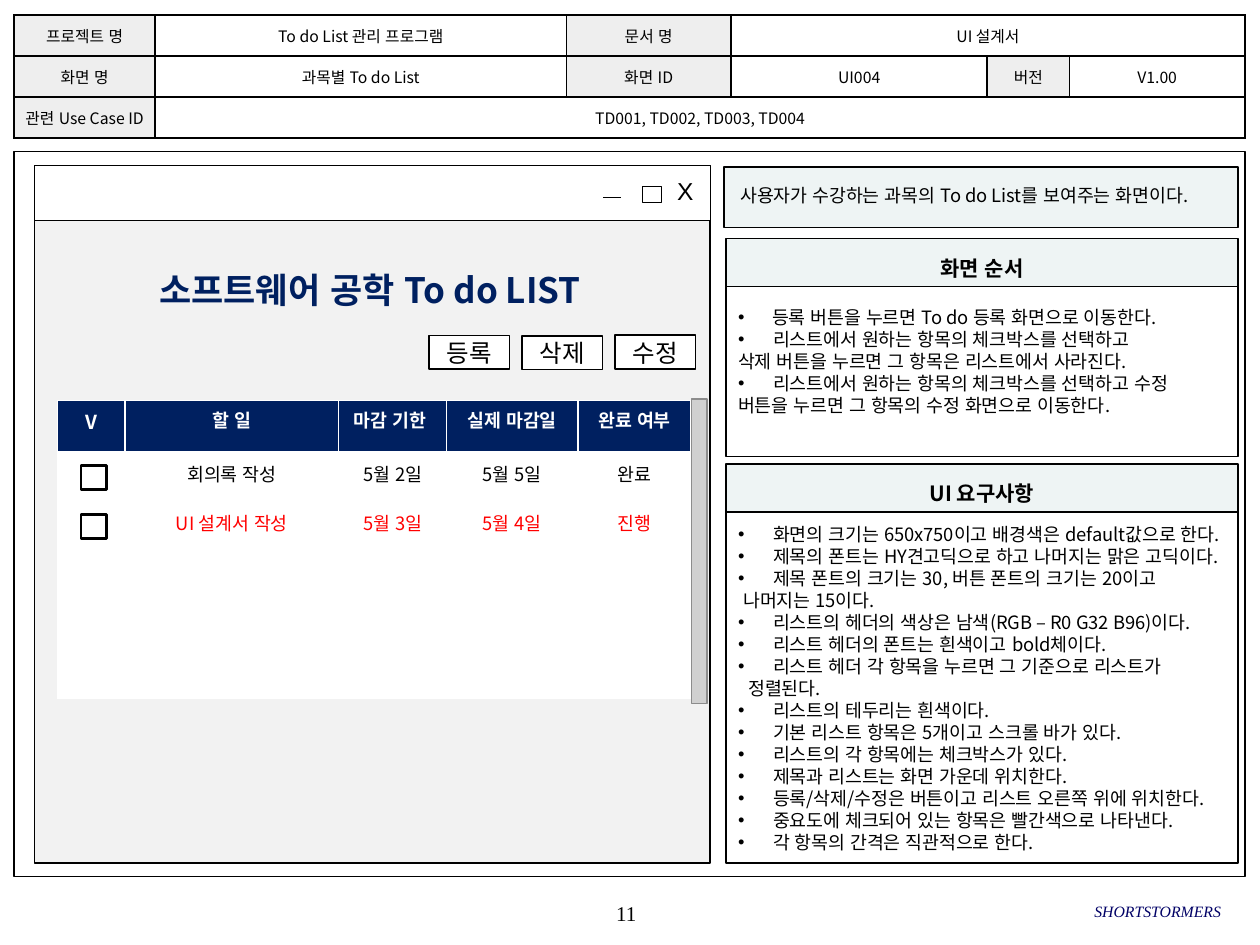
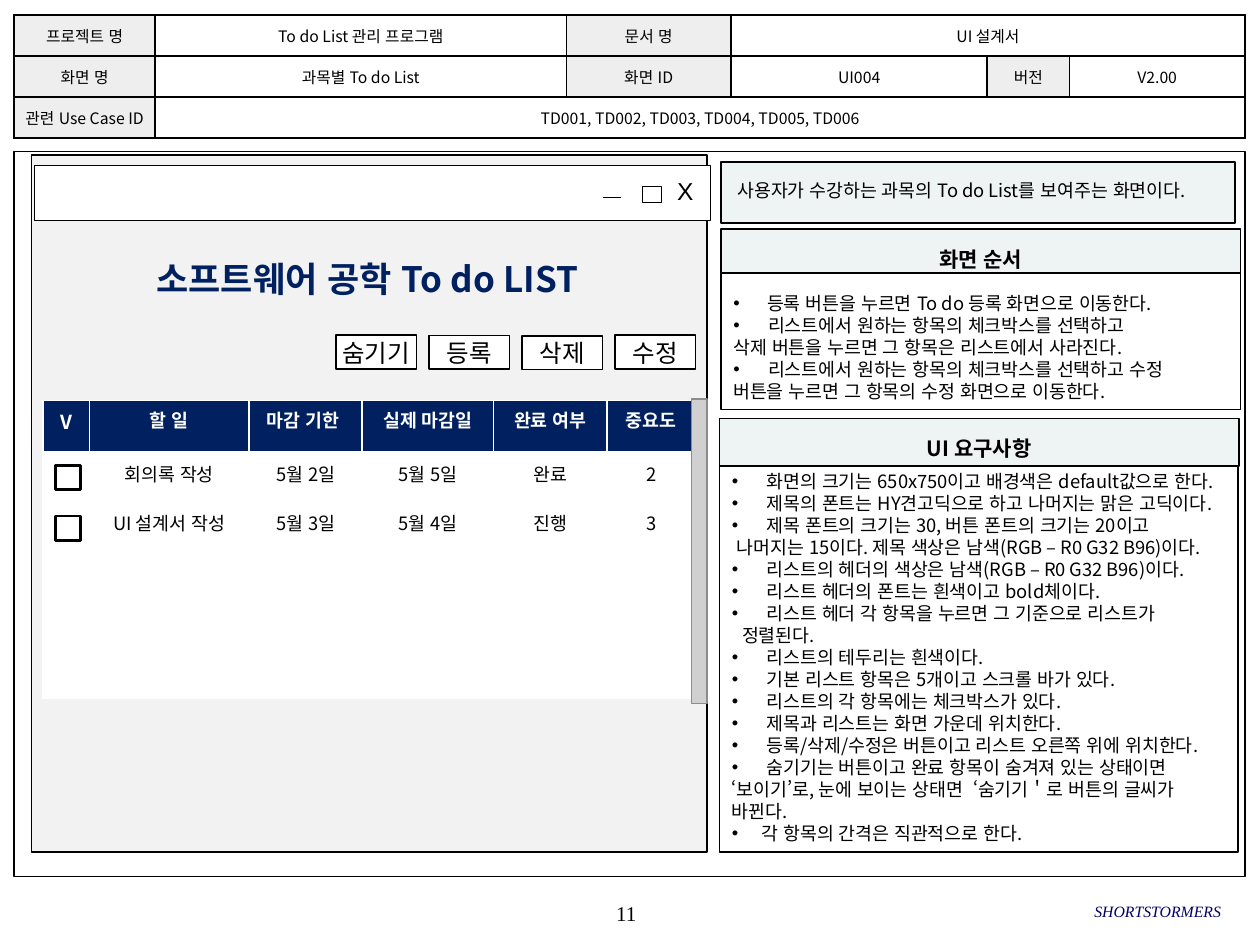
Before and after one commit to SMU-SE-Admin/18-1_7_SHORTSTORMERS_Doc, a slide deck: slide 11 of 03 설계/UI 설계서_7_SHORTSTORMERS.pptx. Drawn at 1260x945 pixels with LibreOffice and Linux fonts; fonts in the diff are those of the drawing; grey boxes stand for pictures; background and template pictures are left out. Boxes give left, top, right and bottom in pixels: in the first picture for what was removed or moved away, otherwise in the second. Text is boxed around its words. In the diff, an @@ line names an element or a change of style, - is before the commit and + after.

```diff
--- a/03 설계/UI 설계서_7_SHORTSTORMERS.pptx
+++ b/03 설계/UI 설계서_7_SHORTSTORMERS.pptx
@@ table at (14,15,1244,139) @@
-row 2, column 6: V1.00
+row 2, column 6: V2.00
-row 3, column 2: TD001, TD002, TD003, TD004
+row 3, column 2: TD001, TD002, TD003, TD004, TD005, TD006
@@ rectangle: place and size @@
-rectangle at (34,166,709,863)
+rectangle at (32,155,707,852)
@@ rectangle "사용자가 수강하는 과목의 To do ...": place and size @@
-rectangle "사용자가 수강하는 과목의 To do ..." at (723,166,1237,227)
+rectangle "사용자가 수강하는 과목의 To do ..." at (721,163,1235,223)
@@ rectangle "화면 순서": place and size @@
-rectangle "화면 순서" at (726,238,1237,286)
+rectangle "화면 순서" at (721,229,1240,272)
@@ text "소프트웨어 공학 To do LIST": place and size @@
-text "소프트웨어 공학 To do LIST" at (159,273,581,306)
+text "소프트웨어 공학 To do LIST" at (156,262,578,295)
@@ rectangle "등록 버튼을 누르면 To do ...": place and size @@
-rectangle "등록 버튼을 누르면 To do ..." at (726,286,1237,456)
+rectangle "등록 버튼을 누르면 To do ..." at (721,272,1240,410)
@@ rectangle added at (336,335,417,369), fill #FFFFFF, outline #000000 1 pt, 14 pt, text #000000 @@
+숨기기
@@ table at (43,401,696,699) @@
+column 6: 중요도 | 2 | 3 |  |  | 
@@ table: place and size @@
-table at (58,401,693,699)
+table at (43,401,696,699)
@@ rectangle "UI 요구사항": place and size @@
-rectangle "UI 요구사항" at (726,464,1237,512)
+rectangle "UI 요구사항" at (719,418,1239,466)
@@ rectangle: place and size @@
-rectangle at (81,465,106,489)
+rectangle at (55,465,81,489)
@@ rectangle "화면의 크기는 650x750이고 배경색은 default값으로 ...": place and size @@
-rectangle "화면의 크기는 650x750이고 배경색은 default값으로 ..." at (726,504,1237,863)
+rectangle "화면의 크기는 650x750이고 배경색은 default값으로 ..." at (719,450,1239,852)
@@ rectangle: place and size @@
-rectangle at (81,514,106,538)
+rectangle at (55,517,81,541)
@@ text in rectangle at (737,535,1200,558): text changed @@
-나머지는 15이다.
+나머지는 15이다. 제목 색상은 남색(RGB – R0 G32 B96)이다.
@@ text in rectangle at (732,755,1174,820): text changed @@
-• 중요도에 체크되어 있는 항목은 빨간색으로 나타낸다.
+• 숨기기는 버튼이고 완료 항목이 숨겨져 있는 상태이면
+‘보이기’로, 눈에 보이는 상태면 ‘숨기기＇로 버튼의 글씨가
+바뀐다.
```
Also in this commit, not shown: 26 other slides changed.
